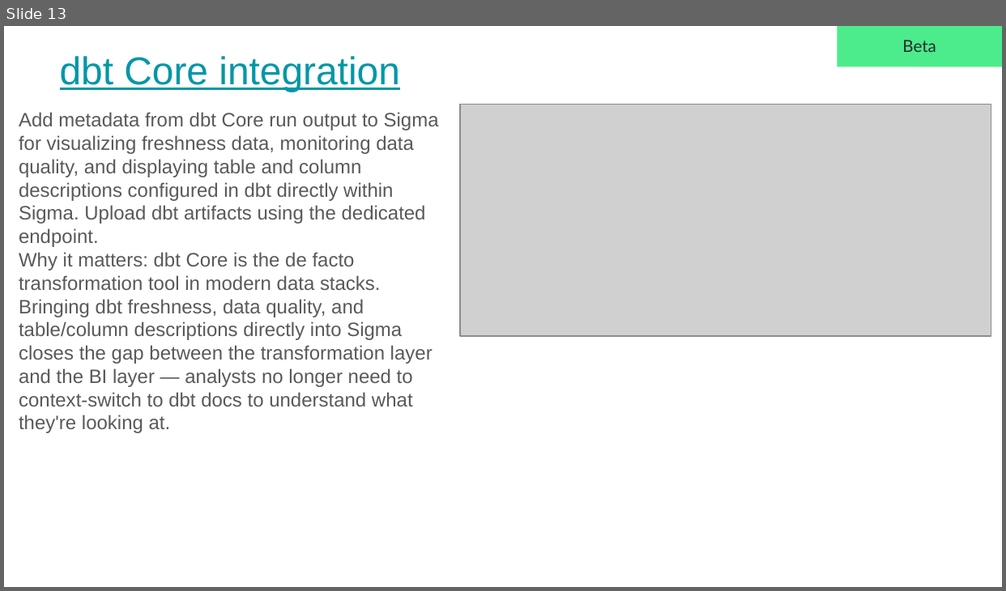
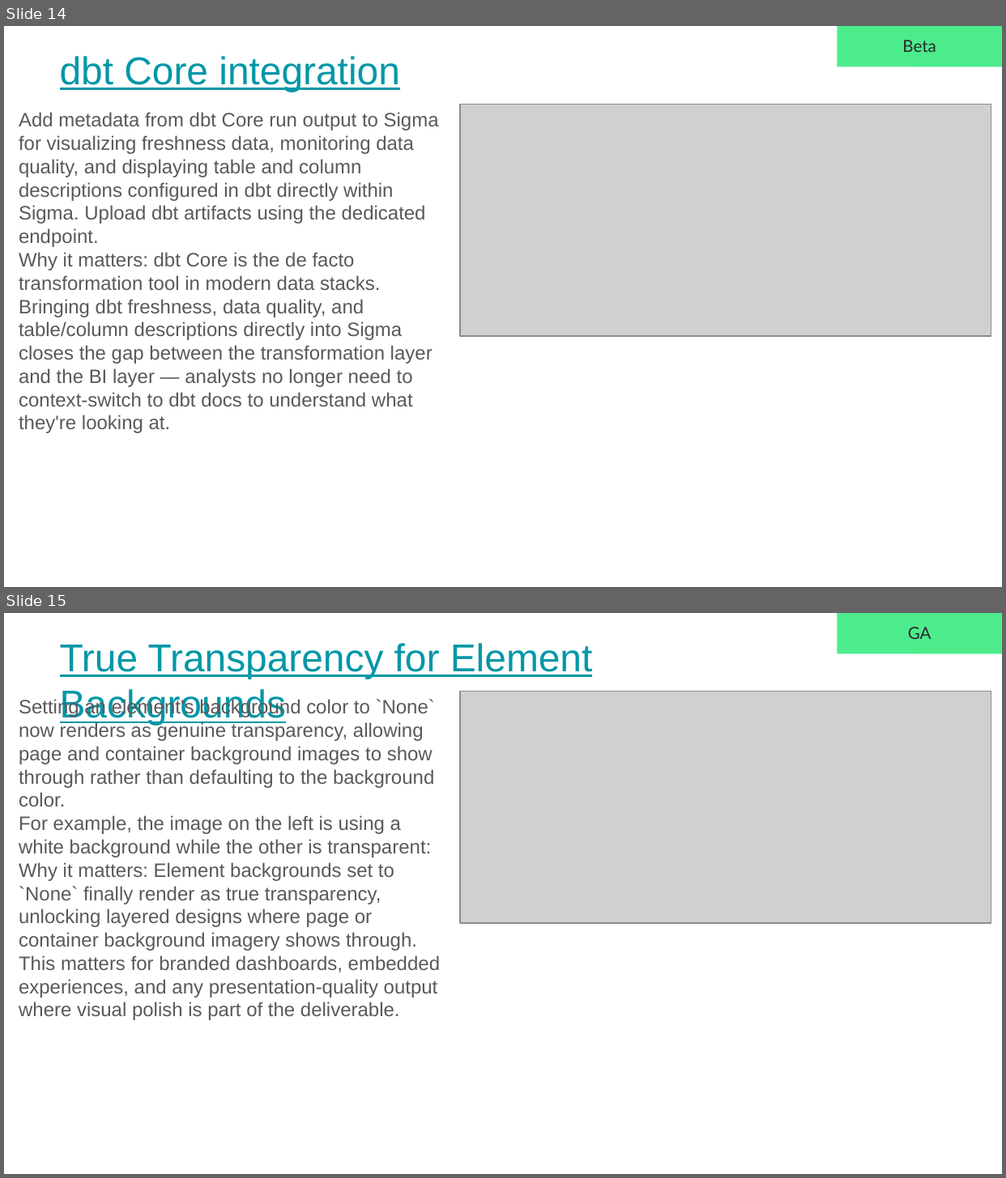
Before and after one commit to sigmacomputing/sigmaquickstarts, a slide deck: .claude/SKILLS/first-friday-features/output/05_2026_first_friday_features.pptx. Shown one above the other, each under a label of ours: slide 13 before the commit, slides 14 and 15 after it. The pictures are 1006x591 and 1006x1178 pixels, drawn with LibreOffice and Linux fonts; fonts in the diff are those of the drawing; grey boxes stand for pictures; background and template pictures are left out. Boxes give left, top, right and bottom in pixels: in the first picture for what was removed or moved away, otherwise in the second. Text is boxed around its words. In the diff, an @@ line names an element or a change of style, - is before the commit and + after.

```diff
--- a/.claude/SKILLS/first-friday-features/output/05_2026_first_friday_features.pptx
+++ b/.claude/SKILLS/first-friday-features/output/05_2026_first_friday_features.pptx
@@ slide 15 added at [4, 613, 1002, 1174], background #FFFFFF; not listed: 1 template element that a slide beside it also shows @@
@@ rectangle added at [837, 613, 1002, 654], fill #4CEC8C, 12 pt, text #292929 @@
+GA
@@ title added at [60, 643, 593, 725], 28 pt, text #0097A7, underline @@
+True Transparency for Element Backgrounds
@@ text added at [19, 698, 440, 1020], 14 pt, text #595959 @@
+Setting an element's background color to `None` now renders as genuine transparency, allowing page and container background images to show through rather than defaulting to the background color.
+For example, the image on the left is using a white background while the other is transparent:
+Why it matters: Element backgrounds set to `None` finally render as true transparency, unlocking layered designs where page or container background imagery shows through. This matters for branded dashboards, embedded experiences, and any presentation-quality output where visual polish is part of the deliverable.
@@ picture added at [460, 691, 991, 923] @@
@@ what was slide 13 is now slide 14 @@
```
Also in this commit, not shown: 4 slides changed, 1 other slide added, 1 other file.
